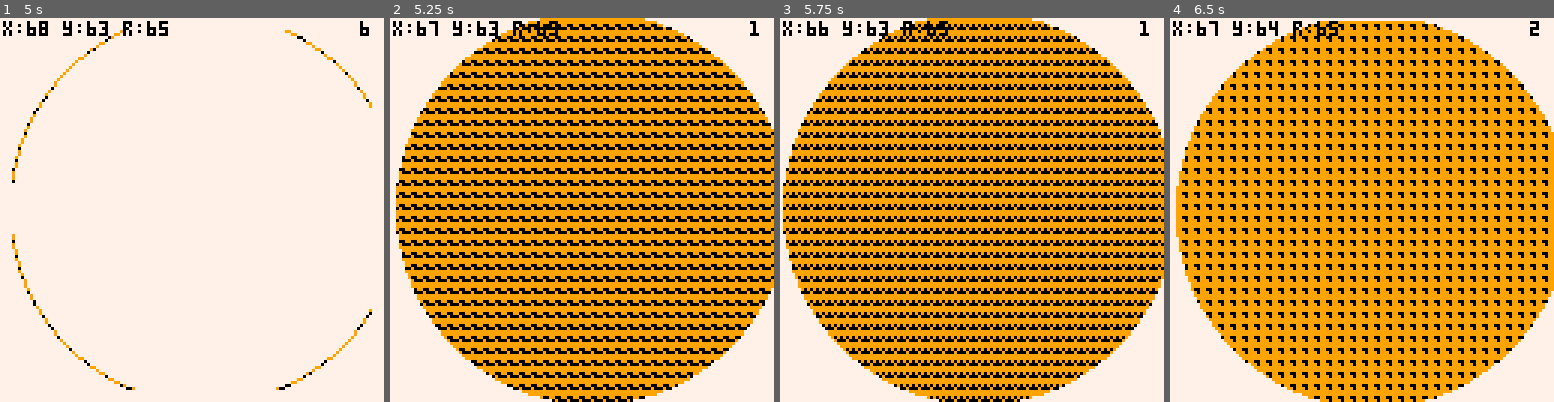
Above: before the commit, frames 1-4 (left to right).
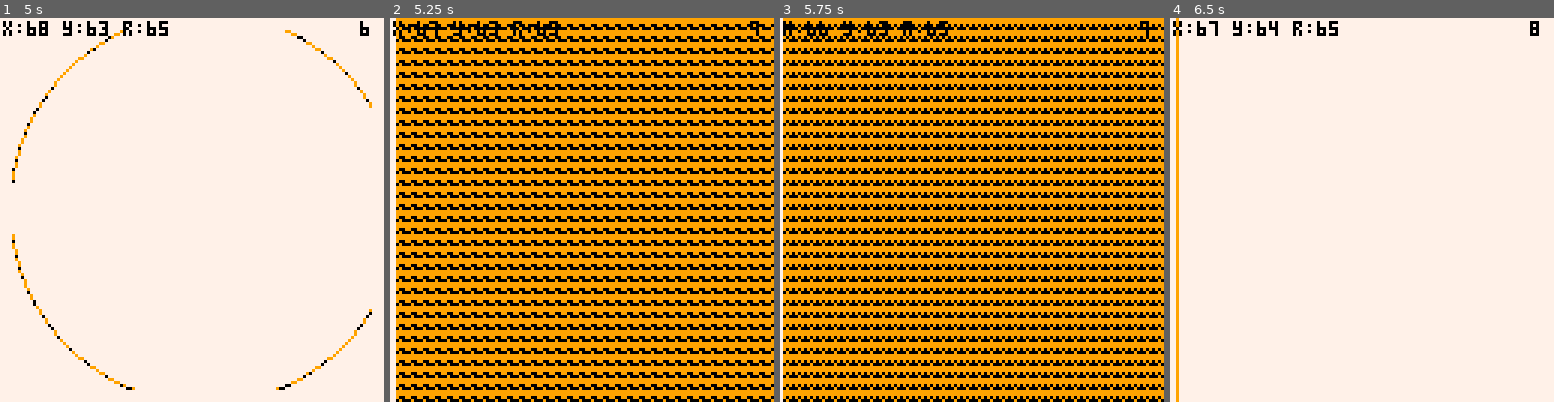
Above: after the commit, the same moments.

Repository: 0xcafed00d/tac08
Game: PICO-8 cartridge tests/geomtest.p8
Same seed, same stepped clock (60 frames per second), same inputs: the game is played once before the commit and once after it.
Inputs:
- Up to frame 1 (5 s): tap X (X key) at 0.33, 1.07, 1.85, 2.97, 4.08 s; tap O (Z key) at 0.7, 1.7, 2.1, 2.5, 2.9, 3.3, 3.7, 4.1, 4.5, 4.9 s; hold Right 1.6-2.1 s; hold Up 2.15-2.42 s; hold Right 2.47-3.03 s; hold Left 3.08-3.58 s; hold Down 3.63-3.97 s; hold Right 4.02-4.68 s; hold Up from 4.73 s (still down)
- Up to frame 2 (5.25 s): release Up at 5.03 s; hold Left from 5.08 s (still down); tap X (X key) at 5.2 s
- Up to frame 3 (5.75 s): tap O (Z key) at 5.3, 5.7 s; release Left at 5.68 s; hold Down from 5.73 s (still down)
- Up to frame 4 (6.5 s): release Down at 6.03 s; hold Right from 6.08 s (still down); tap O (Z key) at 6.1 s; tap X (X key) at 6.32 s

Frame 1 is identical in both runs. In frame 2, 17% of the frame differs, in the area x 1-100%, y 0-100%; in frame 3, 18%; in frame 4, 81%.

Commit message:
added pattern to non filled rectangle

Diff:
--- a/tests/geomtest.p8
+++ b/tests/geomtest.p8
@@ -67,6 +67,18 @@
 	print ("x:"..x.." y:"..y.." r:"..r, 1,1,0);
 end
 
+function draw_rect()
+	rectfill(x-r, y-r, x+r, y+r, 9)
+	clip()
+	print ("x:"..x.." y:"..y.." r:"..r, 1,1,0);
+end
+
+function draw_rectl()
+	rect(x-r, y-r, x+r, y+r, 9)
+	clip()
+	print ("x:"..x.." y:"..y.." r:"..r, 1,1,0);
+end
+
 add(tests, function ()
 	cls(7)
 	draw_circ()
@@ -106,3 +118,29 @@
 	clip(4,4,120,120)
 	draw_circl()
 end)
+
+add(tests,
+function()
+	cls(7)
+	draw_rect()
+end)
+
+add(tests,
+function()
+	cls(7)
+	draw_rectl()
+end)
+
+add(tests,
+function()
+	cls(7)
+	clip(1,1,126,126)
+	draw_rect()
+end)
+
+add(tests,
+function()
+	cls(7)
+	clip(1,1,126,126)
+	draw_rectl()
+end)
Not shown, changed: src/pico_core.cpp
